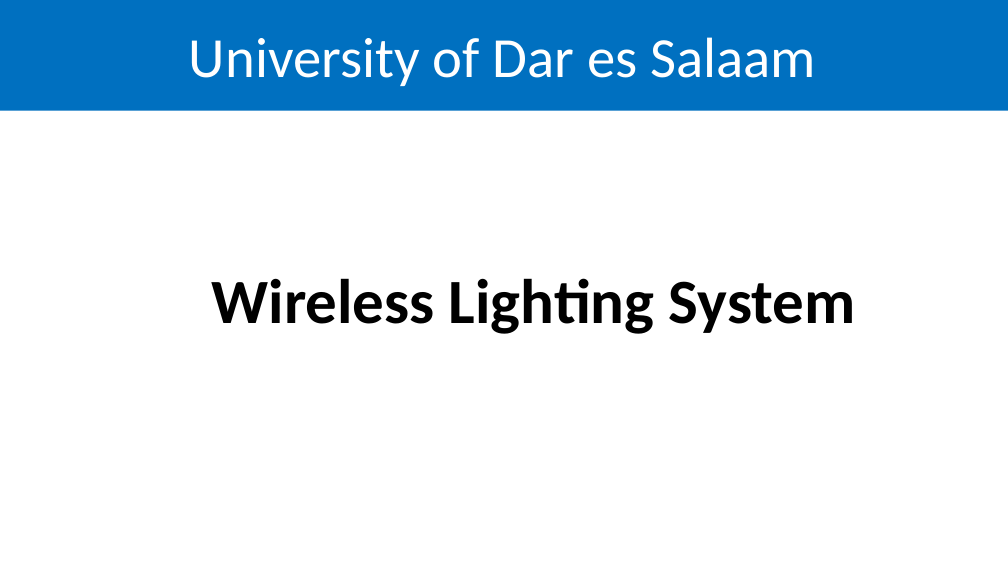
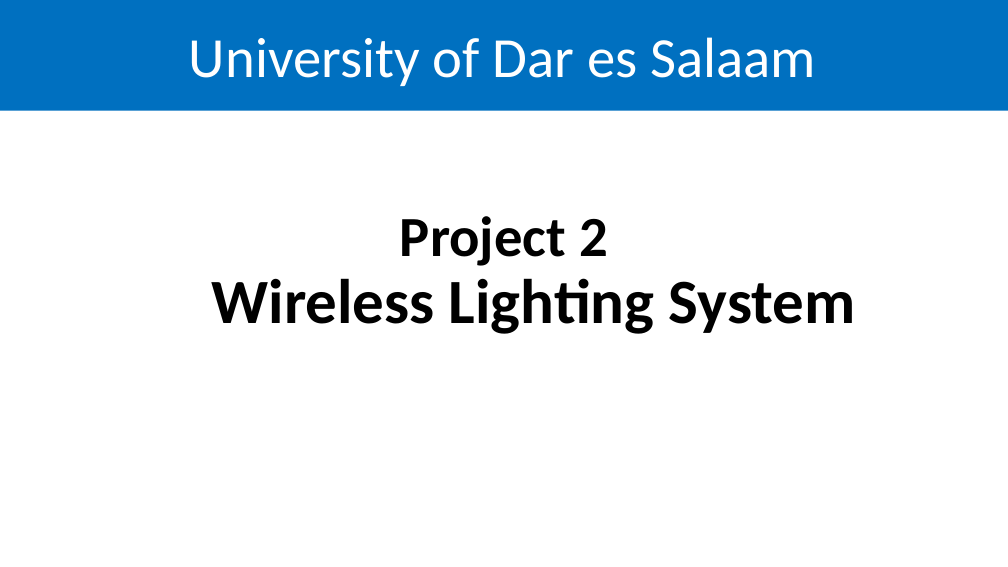
Before and after one commit to kelvkedyson/uissArduino, a slide deck: slide 1 of Practicals/Project 2/Lecture/ppt/Project 2.pptx. Drawn at 1008x567 pixels with LibreOffice and Linux fonts; fonts in the diff are those of the drawing; background and template pictures are left out. Boxes give left, top, right and bottom in pixels: in the first picture for what was removed or moved away, otherwise in the second. Text is boxed around its words. In the diff, an @@ line names an element or a change of style, - is before the commit and + after.

```diff
--- a/Practicals/Project 2/Lecture/ppt/Project 2.pptx
+++ b/Practicals/Project 2/Lecture/ppt/Project 2.pptx
@@ text added at (400, 216, 608, 266), 54 pt, text #000000, bold @@
+Project 2
```
Also in this commit, not shown: 3 other slides changed, 5 slides added, 3 slides removed, 1 other file.
